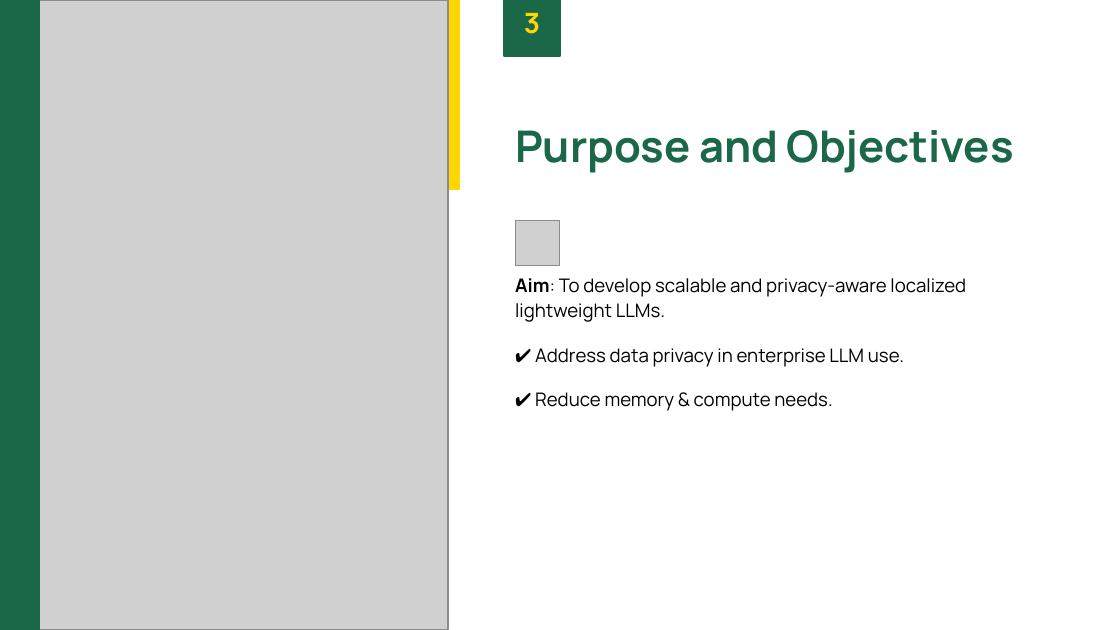
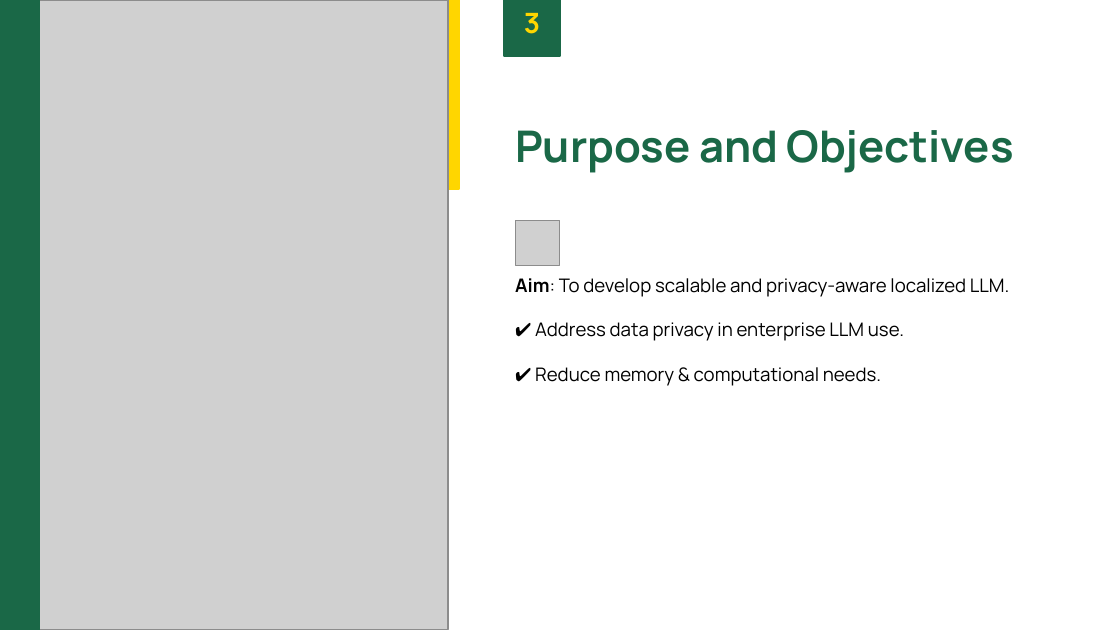
Before and after one commit to be-great/Big_Data_Analytics_in_Healthcare, a slide deck: slide 5 of Bigdata.pptx. Drawn at 1120x630 pixels with LibreOffice and Linux fonts; fonts in the diff are those of the drawing; grey boxes stand for pictures. Boxes give left, top, right and bottom in pixels: in the first picture for what was removed or moved away, otherwise in the second. Text is boxed around its words. In the diff, an @@ line names an element or a change of style, - is before the commit and + after.

```diff
--- a/Bigdata.pptx
+++ b/Bigdata.pptx
@@ text at <box>515,278,1009,297</box>: text changed @@
-Aim: To develop scalable and privacy-aware localized lightweight LLMs.
+Aim: To develop scalable and privacy-aware localized LLM.
@@ text at <box>535,367,881,386</box>: text changed @@
-✔ Reduce memory & compute needs.
+✔ Reduce memory & computational needs.
```
Also in this commit, not shown: 12 other slides changed, 1 slide added, 1 other file.
